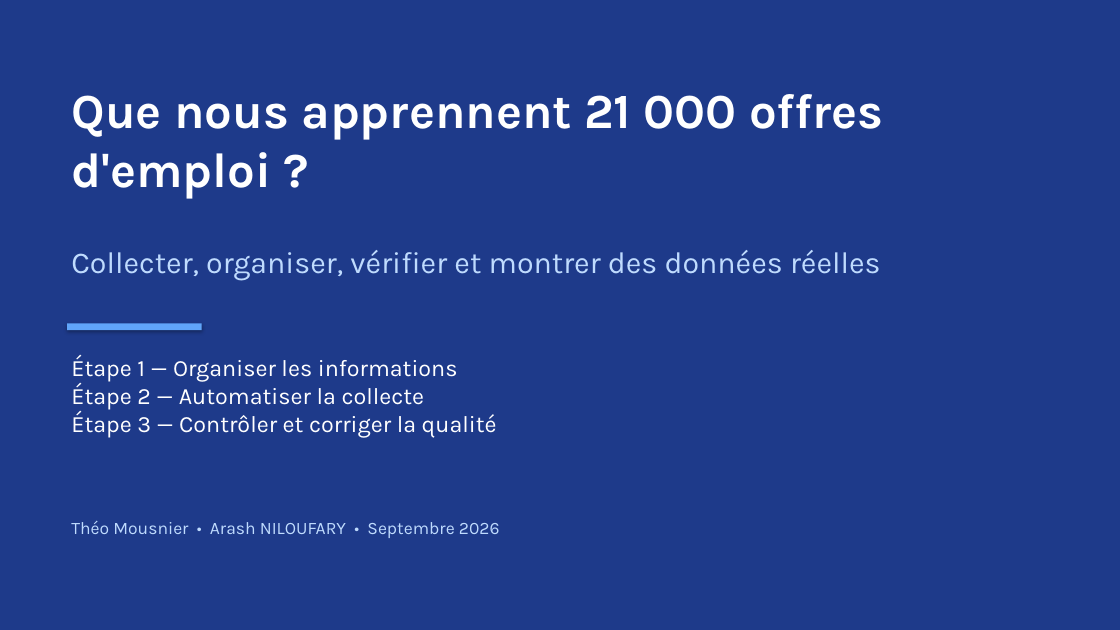
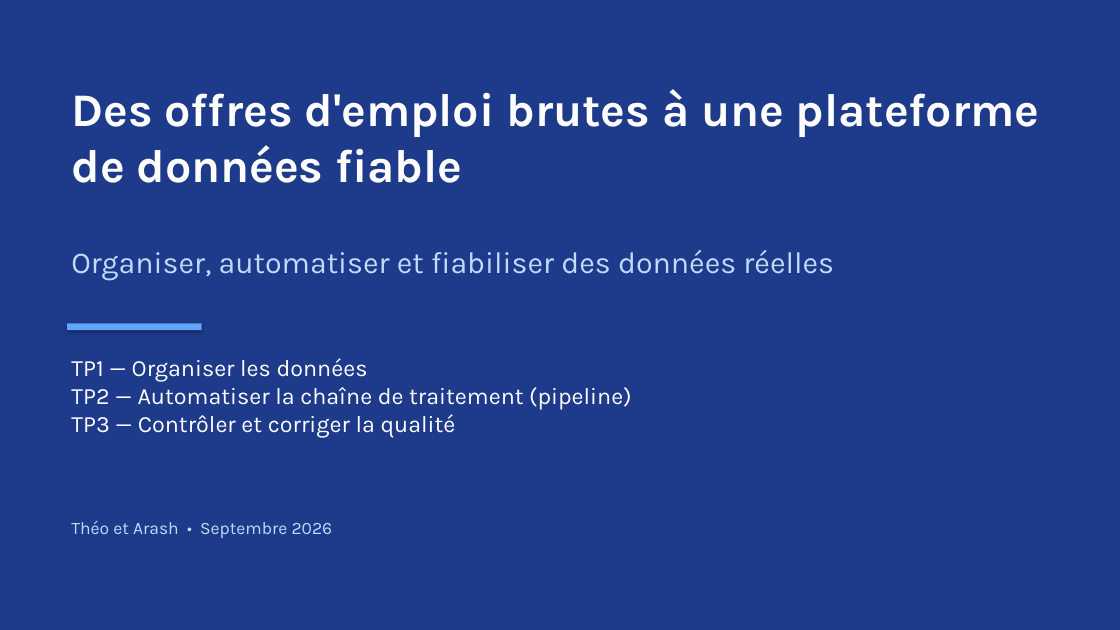
Before and after one commit to ArashiNilou/TP_Cours_Audit_Cartographie_SQL, a slide deck: slide 1 of docs/presentation/project-presentation.pptx. Drawn at 1120x630 pixels with LibreOffice and Linux fonts; fonts in the diff are those of the drawing. Boxes give left, top, right and bottom in pixels: in the first picture for what was removed or moved away, otherwise in the second. Text is boxed around its words. In the diff, an @@ line names an element or a change of style, - is before the commit and + after.

```diff
--- a/docs/presentation/project-presentation.pptx
+++ b/docs/presentation/project-presentation.pptx
@@ text at box(71, 89, 1040, 183): text changed; size 42 to 40 pt @@
-Que nous apprennent 21 000 offres d'emploi ?
+Des offres d'emploi brutes à une plateforme de données fiable
@@ text at box(71, 250, 834, 281): text changed @@
-Collecter, organiser, vérifier et montrer des données réelles
+Organiser, automatiser et fiabiliser des données réelles
@@ text at box(71, 358, 631, 437): text changed @@
-Étape 1 — Organiser les informations
-Étape 2 — Automatiser la collecte
-Étape 3 — Contrôler et corriger la qualité
+TP1 — Organiser les données
+TP2 — Automatiser la chaîne de traitement (pipeline)
+TP3 — Contrôler et corriger la qualité
@@ text at box(71, 521, 333, 538): text changed @@
-Théo Mousnier • Arash NILOUFARY • Septembre 2026
+Théo et Arash • Septembre 2026
```
Also in this commit, not shown: 9 other slides changed, 6 slides added, 7 slides removed.
